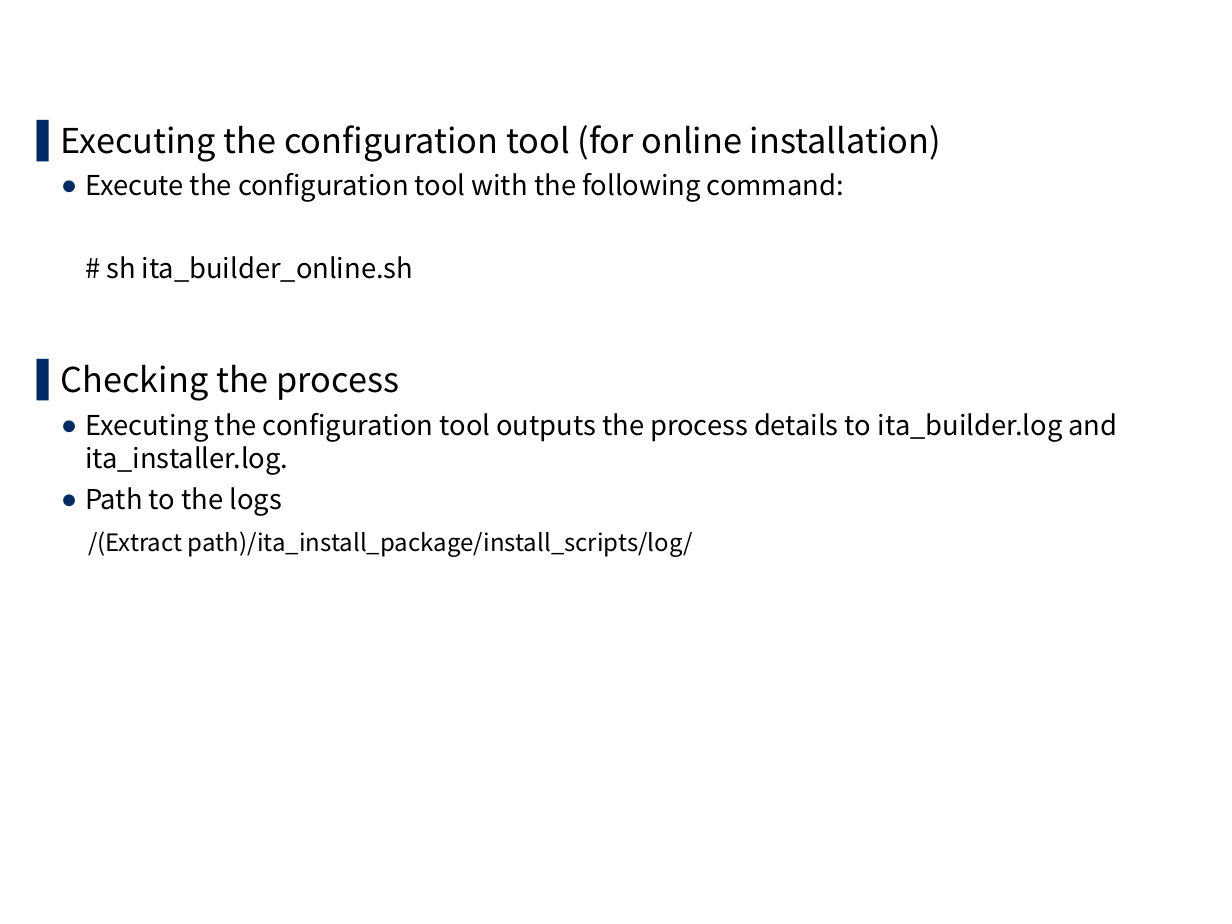
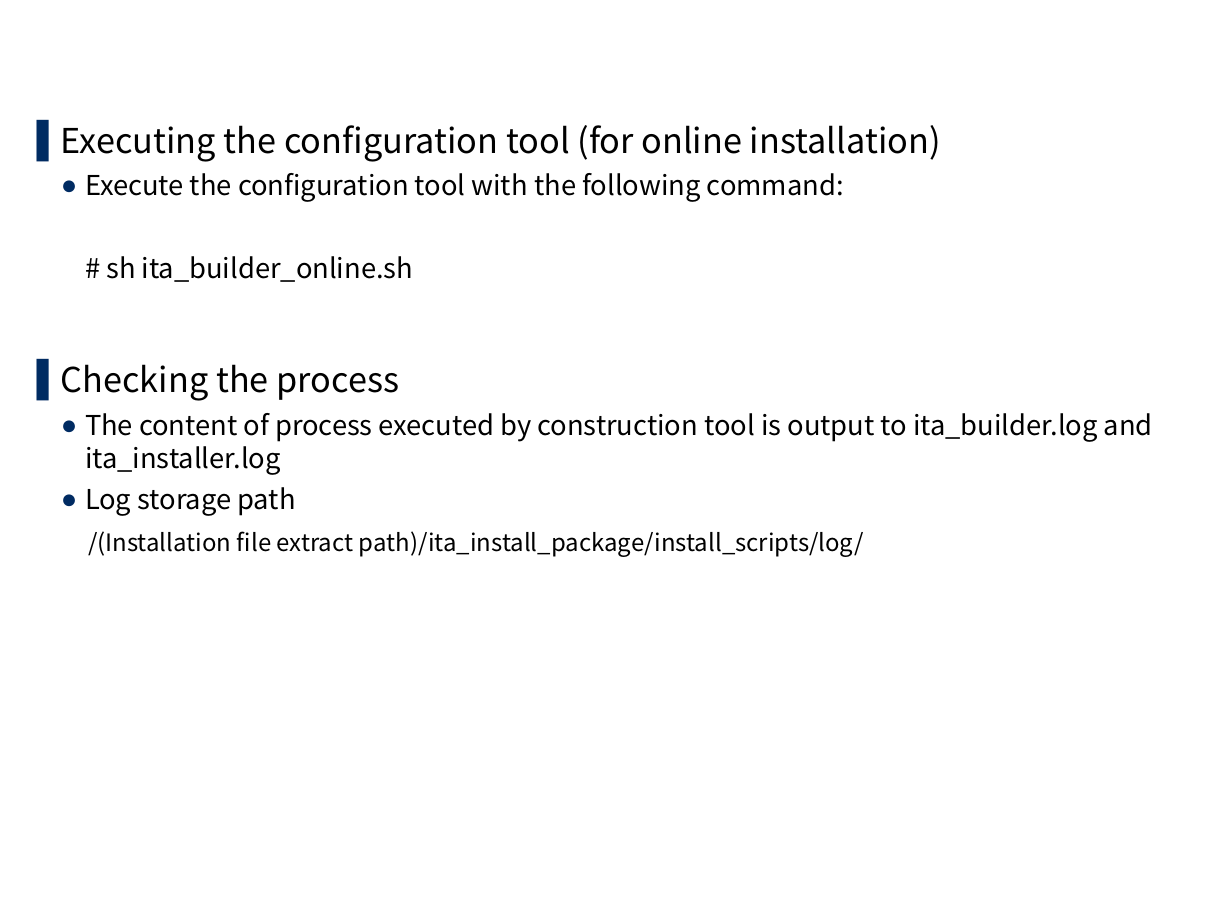
Before and after one commit to exastro-suite/it-automation-docs, a slide deck: slide 18 of asset/Learn/ITA-online-install_en.pptx. Drawn at 1232x924 pixels with LibreOffice and Linux fonts; fonts in the diff are those of the drawing; background and template pictures are left out. Boxes give left, top, right and bottom in pixels: in the first picture for what was removed or moved away, otherwise in the second. Text is boxed around its words. In the diff, an @@ line names an element or a change of style, - is before the commit and + after.

```diff
--- a/asset/Learn/ITA-online-install_en.pptx
+++ b/asset/Learn/ITA-online-install_en.pptx
@@ text at bbox=[85, 413, 1153, 557]: text changed @@
-  ● Executing the configuration tool outputs the process details to ita_builder.log and ita_installer.log.
-  ● Path to the logs
-  /(Extract path)/ita_install_package/install_scripts/log/
+  ● The content of process executed by construction tool is output to ita_builder.log and ita_installer.log
+  ● Log storage path
+  /(Installation file extract path)/ita_install_package/install_scripts/log/
```
Also in this commit, not shown: 16 other slides changed, 15 other files.
